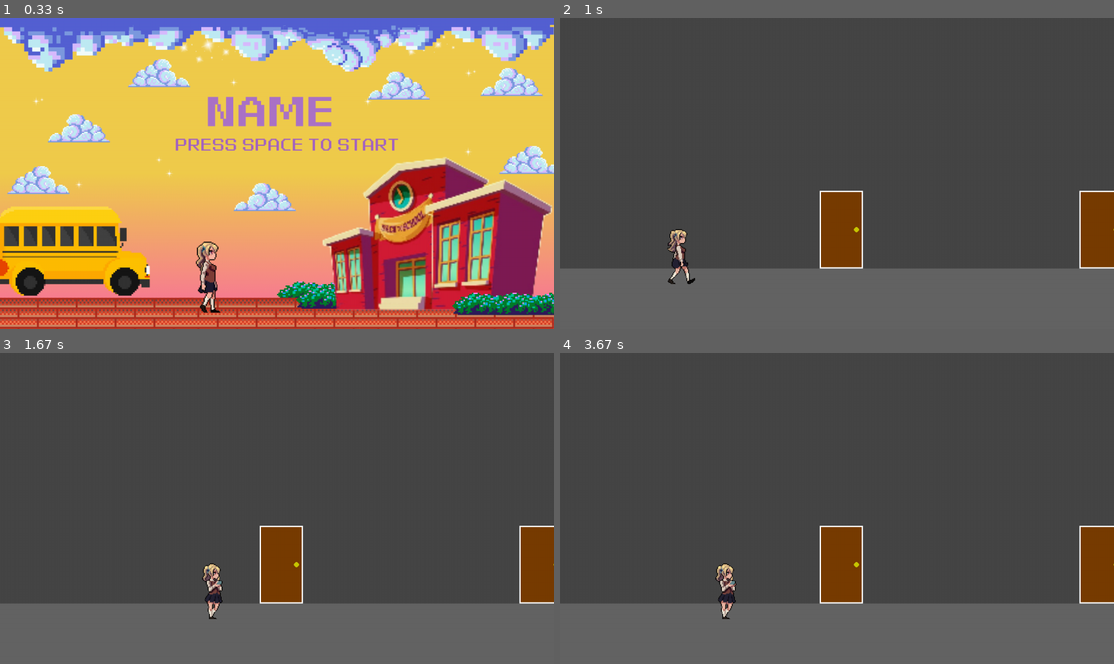
Above: before the commit, frames 1-4 (two rows, left to right).
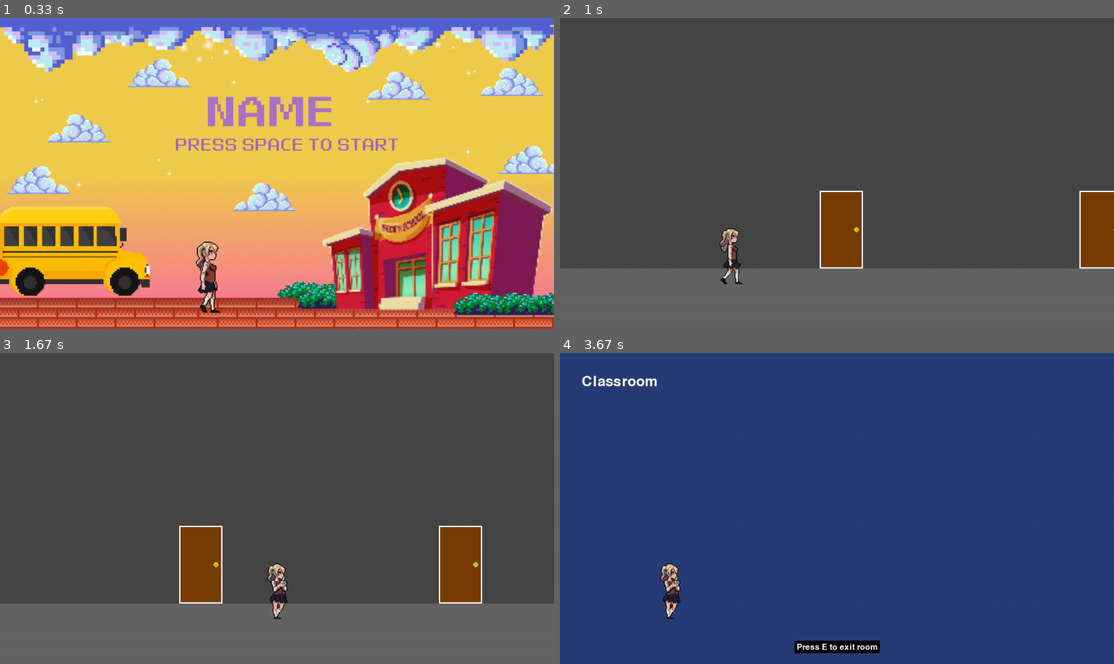
Above: after the commit, the same moments.

Repository: UCLL-introproject-2526/projectweek-13-friday
Game: pygame game, started from main.py
Same seed, same stepped clock (60 frames per second), same inputs: the game is played once before the commit and once after it.
Inputs:
- Up to frame 1 (0.33 s): no input
- Up to frame 2 (1 s): tap Space at 0.33 s; hold Right from 0.67 s (still down)
- Up to frame 3 (1.67 s): release Right at 1.13 s; hold Right 1.17-1.63 s
- Up to frame 4 (3.67 s): hold Left 1.67-2.2 s; hold Left 2.23-2.63 s; hold Right 2.67-3.3 s; tap E at 3.33 s

Frame 1 is identical in both runs. In frame 2, 0.8% of the frame differs, in the area x 19-34%, y 67-86%; in frame 3, 7.7%; in frame 4, 100%, in the area x 0-100%, y 0-100%.

Commit message:
webversie werkt nu ook

Diff:
--- a/game.py
+++ b/game.py
@@ -2,6 +2,7 @@
 # area management
 # fades added!!
 
+import asyncio
 import pygame
 from entities.player_mechanics import Player
 from world.hallway import Hallway
@@ -48,7 +49,6 @@
         self.fade_target = None
         self.fade_spawn_x = 0
 
-
         # ingredient stuff
         self.mixing_pot = Mixingpot()
 
@@ -131,21 +131,95 @@
 
 
     # run.. run.. run..
-    def run(self):
+    # def run(self):
+    #     while self.running:
+    #         dt = self.clock.tick(60) / 1000
+    #         events = pygame.event.get() # events worden hier verzameld !!
+
+    #         for event in events:
+    #             if event.type == pygame.QUIT:
+    #                 self.running = False
+
+    #         # # ---------------- TEST TRIGGER FOR BATTLE --------------
+    #         # if event.type == pygame.KEYDOWN:
+    #         #         if event.key == pygame.K_b: # Druk op 'B' om te vechten
+    #         #             print("Debug: Battle gestart!")
+    #         #             self.start_fade("battle", 100)
+    #         # # -------- NOT PERMANENT !!!! -------------------------
+
+    #         self.screen.fill((0, 0, 0)) # menu fix: "wis het scherm aan begin van elke fix"
+
+
+    #         # if not self.fading:
+    #         #     area = self.areas[self.current_area]
+    #         #     area.update(self.player, events, self)
+
+    #         # -- MENU STUFF !!
+    #         if self.state == "menu":
+    #             self.state = self.menu.update(events)
+    #             self.menu.draw(self.screen)
+
+    #         # -- GAMEPLAY ITSELF..
+    #         elif self.state == "playing":
+    #             if not self.fading:
+    #                 area = self.areas[self.current_area]
+    #                 area.update(self.player, events, self)
+
+    #             # teken de wereld
+    #             area = self.areas[self.current_area]
+    #             self.screen.fill((30, 30, 30))
+    #             area.draw(self.screen, self.player, self)
+
+    #             # TRIGGER DE DEUR PROMPTS HIER (nadat de area getekend is!!!)
+    #             if self.current_area == "hallway" and not self.fading:
+    #                 offset_x = max(0, self.player.rect.centerx - 640)
+    #                 offset_x = min(offset_x, area.width - 1280)
+    #                 for door in area.doors:
+    #                     door.update(self.player, events, self, offset_x)
+
+    #             if self.fading:
+    #                 self.handle_fade()
+
+    #             # ingredient-logica
+    #             if self.current_area == "lab" and not self.fading:
+    #                 self.handle_ingredient_clicks(events)
+    #                 draw_lab_ui(self)
+
+
+
+
+    #         pygame.display.flip()
+    #     pygame.quit()
+
+
+
+# Hebben we nodig voor publishing maar werkt nog niet volledig
+    async def run(self):
         while self.running:
             dt = self.clock.tick(60) / 1000
-            events = pygame.event.get() # events worden hier verzameld !!
+            events = pygame.event.get()
 
             for event in events:
                 if event.type == pygame.QUIT:
                     self.running = False
 
-            # # ---------------- TEST TRIGGER FOR BATTLE --------------
-            # if event.type == pygame.KEYDOWN:
-            #         if event.key == pygame.K_b: # Druk op 'B' om te vechten
-            #             print("Debug: Battle gestart!")
-            #             self.start_fade("battle", 100)
-            # # -------- NOT PERMANENT !!!! -------------------------
+            self.screen.fill((0, 0, 0))
+
+            if self.state == "menu":
+                self.state = self.menu.update(events)
+                self.menu.draw(self.screen)
+
+            elif self.state == "playing":
+                area = self.areas[self.current_area]
+                area.update(self.player, events, self)
+                area.draw(self.screen, self.player, self)
+
+#         # # ---------------- TEST TRIGGER FOR BATTLE --------------
+            if event.type == pygame.KEYDOWN:
+                if event.key == pygame.K_b: # Druk op 'B' om te vechten
+                    print("Debug: Battle gestart!")
+                    self.start_fade("battle", 100)
+            # -------- NOT PERMANENT !!!! -------------------------
 
             self.screen.fill((0, 0, 0)) # menu fix: "wis het scherm aan begin van elke fix"
 
@@ -185,8 +259,9 @@
                     self.handle_ingredient_clicks(events)
                     draw_lab_ui(self)
 
-
-
-
             pygame.display.flip()
+
+            # verplicht voor webversie
+            await asyncio.sleep(0)
+
         pygame.quit()
--- a/main.py
+++ b/main.py
@@ -1,5 +1,9 @@
+import asyncio
 from game import Game
 
+async def main():
+    game = Game()
+    await game.run()
+
 if __name__ == "__main__":
-    game = Game()
-    game.run()
+    asyncio.run(main())
